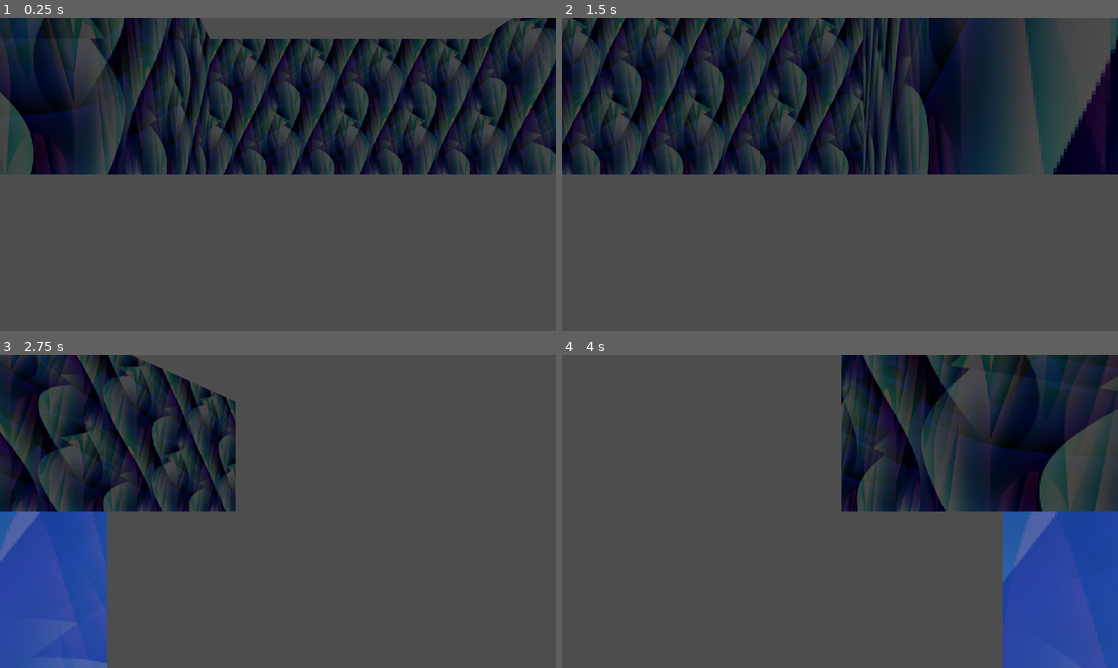
Above: before the commit, frames 1-4 (two rows, left to right).
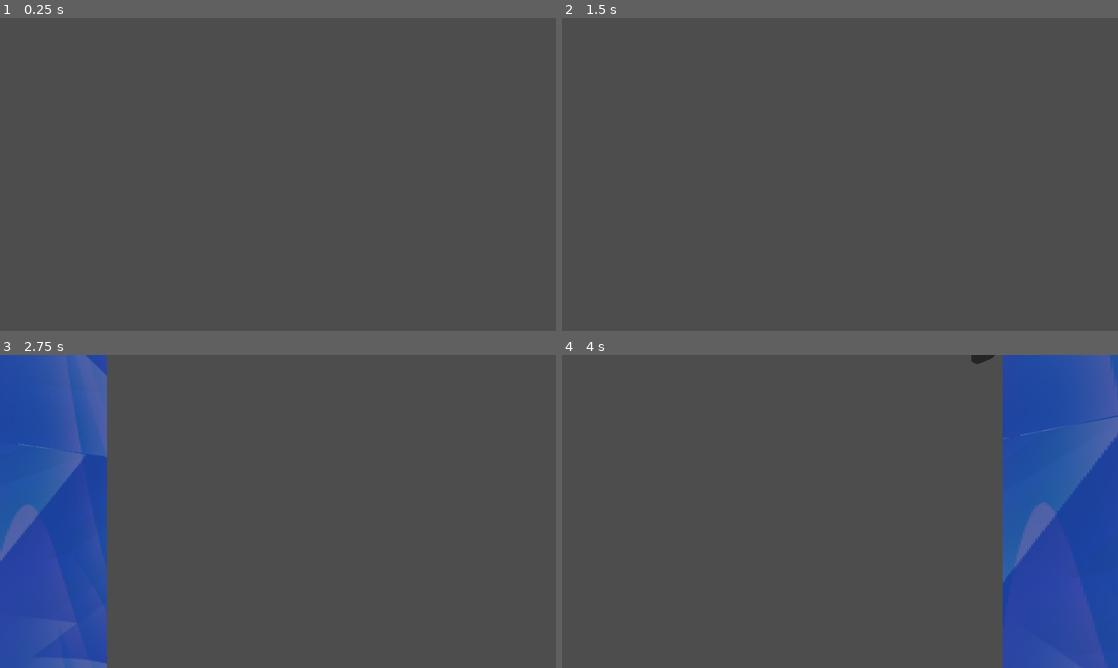
Above: after the commit, the same moments.

Repository: ktosox/GWJ77-Metamorphosis
Game: Godot game, scene res://experimental/tunnel_falling.tscn
The game is run twice, just before and just after one commit, with the same random seed, the same clock (stepped at 60 frames per second) and the same inputs. This scene is started directly instead of the project's main scene.
Inputs (mouse positions are in pixels of both pictures, inside the frame that each line leads up to):
- Up to frame 1 (0.25 s): no input
- Up to frame 2 (1.5 s): tap Enter (ui_accept) at 0.5, 0.77 s; move the mouse to (962, 158) at 0.52 s; press the mouse at (962, 158) at 0.53 s; hold D (Move_Right) 0.53-1.28 s; move the mouse to (728, 190) at 1.27 s; release the mouse at (728, 190) at 1.28 s; hold S (Move_Down) from 1.28 s (still down); right-click (728, 190) at 1.35 s
- Up to frame 3 (2.75 s): tap Enter (ui_accept) at 1.52 s; move the mouse to (333, 442) at 2.02 s; release S (Move_Down) at 2.03 s; press the mouse at (333, 442) at 2.03 s; hold D (Move_Right) from 2.03 s (still down)
- Up to frame 4 (4 s): move the mouse to (812, 574) at 2.77 s; release D (Move_Right) at 2.78 s; release the mouse at (812, 574) at 2.78 s; hold W (Move_Up) 2.78-3.53 s; right-click (812, 574) at 2.85 s; click (812, 574) at 2.92 s; tap Enter (ui_accept) at 3.02, 3.77 s; move the mouse to (1006, 558) at 3.52 s; press the mouse at (1006, 558) at 3.53 s; hold A (Move_Left) from 3.53 s (still down)

The runs differ from the first frame. In frame 1, 41% of the frame differs, in the area x 0-100%, y 0-50%; in frame 2, 42%; in frame 3, 19%; in frame 4, 23%.

Commit message:
still fighting with the first implementation of WFC

Diff:
--- a/Game/experimental/test_free_cam.tscn
+++ b/Game/experimental/test_free_cam.tscn
@@ -9,3 +9,7 @@
 environment = SubResource("Environment_ndmsw")
 current = true
 script = ExtResource("1_duln1")
+
+[node name="SpotLight3D" type="SpotLight3D" parent="."]
+spot_range = 10.0
+spot_angle = 50.0
--- a/Game/level/segments/grid_map_segment.gd
+++ b/Game/level/segments/grid_map_segment.gd
@@ -11,7 +11,36 @@
 # then a series of propagations outside the normal flow needs to be completed in order "reduce entropy" for the spots that touch pre-determined tiles
 # then the real fun starts with the loop that begins with "observe" and keeps going till the Wave is empty
 
-var sections = {
+
+
+
+
+class Tile:
+	var neighbours : Array[Vector3i]
+	var state : int
+	var valid_states = [0,1,2]
+	var is_collpased = false
+	func update_valid_states(touching_state : int) -> void:
+
+		# logic for reducing size of valid_states goes here
+		# it takes in the state of the annoucning neighbour and reduces valid_states accroding to logic
+		match touching_state:
+			1:
+				valid_states.erase(2)
+			2:
+				valid_states.erase(1)
+		pass
+
+
+var wave : Dictionary # pairs locations as Vectro3i with Tile
+
+var entropy_tier_list = { # pairs entropy size as int with an Array of Tile with the specified entropy
+	1 : [],
+	2 : [],
+	3 : [],
+}
+
+var all_valid_sections = {# a dictionary describing all 4 walls, where keys are the orientations and arrays have 4 cells each / y
 	11: [Vector3i(3,0,-1),Vector3i(3,0,0),Vector3i(3,0,1),Vector3i(3,0,2)],
 	3 : [Vector3i(-2,0,-1),Vector3i(-2,0,0),Vector3i(-2,0,1),Vector3i(-2,0,2)],
 	7 : [Vector3i(-1,0,-2),Vector3i(0,0,-2),Vector3i(1,0,-2),Vector3i(2,0,-2)],
@@ -22,10 +51,54 @@
 func _ready() -> void:
 	for cell in get_used_cells():
 		set_cell_item(cell,-1)
-	for section in sections:
-		for loc in sections[section]:
-			set_cell_item(loc,0,section)
+
+
 
 	#for z in 24:
 		#set_cell_item(Vector3i(z,0,0),0,z)
 	#pass
+
+func create_empty_tiles(from : int, to : int) -> void: # creates an Array of Vector3i represeting locations on GridMap between "from" and "to" (inclusive)
+	assert(from < to)
+	var array_of_locations = []
+	var current_floor = from
+	while current_floor <= to: # populate array_of_locations wit hall of the locations
+		for section in all_valid_sections:
+			for loc in all_valid_sections[section]:
+
+				array_of_locations.push_back(loc + Vector3i(0,current_floor,0) )
+		current_floor += 1
+	for location in array_of_locations: # for each thing in array_of_locations create a Tile
+		var new_Tile = Tile.new()
+		# populate the Tiles.neighbours array with the locations
+		# remeber to add 2 excpetions - the first and last row, so Y = from and Y = to
+
+
+func collapse_tile_at_loc(location : Vector3i) -> void:
+	var selected_tile = wave[location] as Tile
+	assert(!selected_tile.is_collpased)
+	selected_tile.state = selected_tile.valid_states[randi()%selected_tile.valid_states.size()]
+	selected_tile.is_collpased = true
+
+	propagate_collapse(selected_tile.state,selected_tile.neighbours)
+	pass
+
+func propagate_collapse(state : int, list : Array) -> void:
+
+	for tile in list:
+		var tile_to_update = wave[tile]
+		if !tile_to_update.is_collpased:
+			var before = tile_to_update.valid_states.size()
+			tile_to_update.update_valid_states(state)
+			var after = tile_to_update.valid_states.size()
+			if before != after:
+				entropy_tier_list[before].erase(tile_to_update)
+				entropy_tier_list[after].push_back(tile_to_update)
+			pass
+	pass
+
+#func create_floor() -> void:
+	#for section in sections:
+		#for loc in sections[section]:
+			#set_cell_item(loc + Vector3i(0,current_floor,0),0,section)
+	#pass
